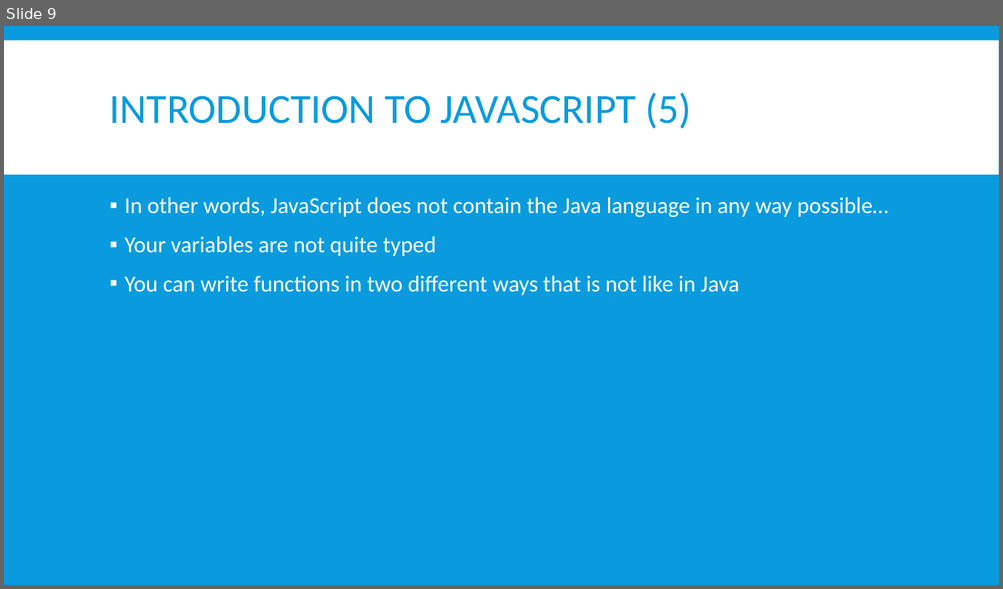
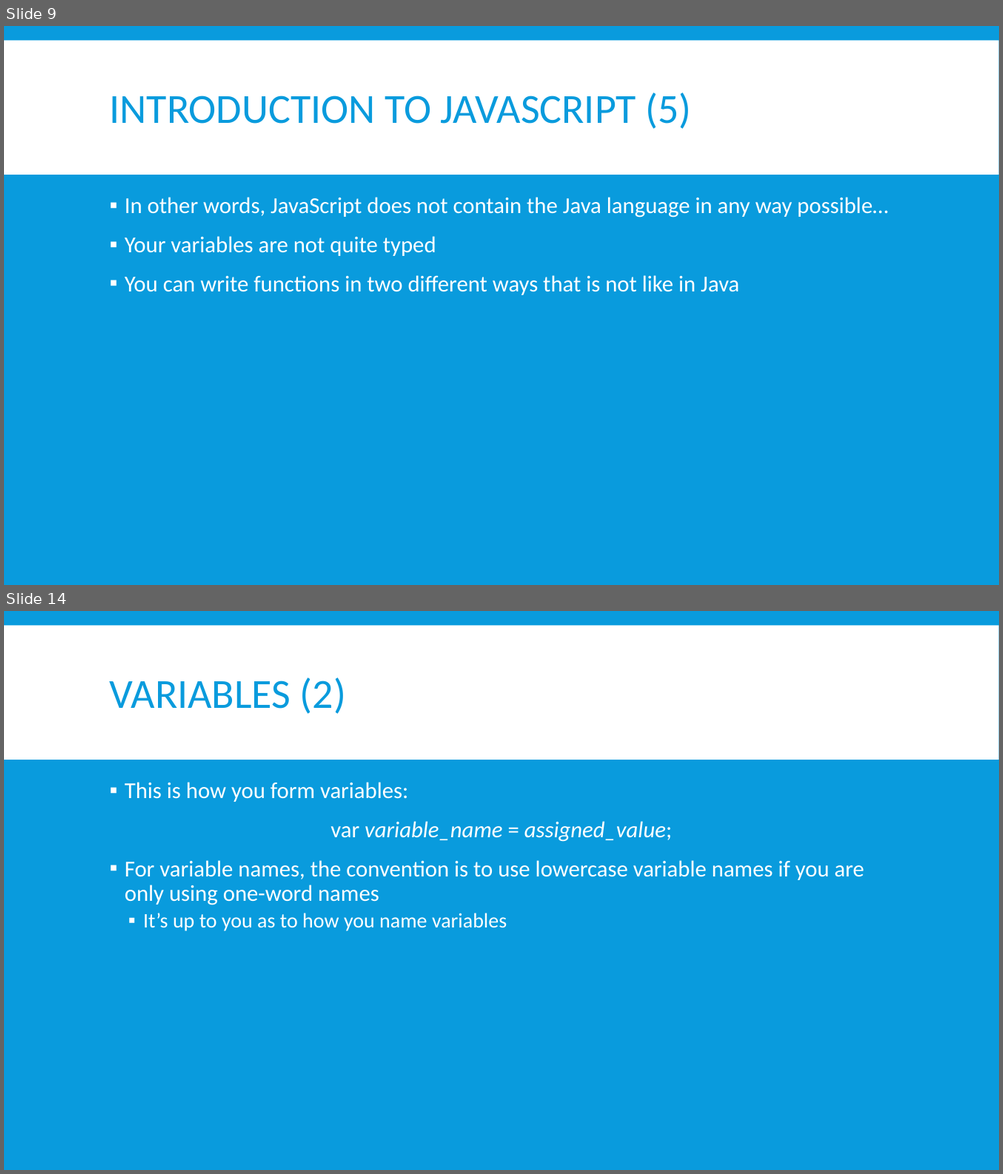
Before and after one commit to EvanTurtileMan/C5-IntroToWebDev, a slide deck: lessons/lesson_note3.pptx. Shown one above the other, each under a label of ours: slide 9 before the commit, slides 9 and 14 after it; the slides between them are not shown. The pictures are 1003x589 and 1003x1174 pixels, drawn with LibreOffice and Linux fonts; fonts in the diff are those of the drawing. Boxes give left, top, right and bottom in pixels: in the first picture for what was removed or moved away, otherwise in the second. Text is boxed around its words. In the diff, an @@ line names an element or a change of style, - is before the commit and + after.

```diff
--- a/lessons/lesson_note3.pptx
+++ b/lessons/lesson_note3.pptx
@@ slide 14 added at (4, 611, 999, 1170), background #099BDD; not listed: 1 template element that a slide beside it also shows @@
@@ title added at (110, 678, 346, 714), 40 pt, text #099BDD @@
+VARIABLES (2)
@@ text added at (125, 782, 864, 931), 22 pt, text #FFFFFF @@
+▪ This is how you form variables:
+var variable_name = assigned_value;
+▪ For variable names, the convention is to use lowercase variable names if you are only using one-word names
+  ▪ It’s up to you as to how you name variables
```
Also in this commit, not shown: 1 slide changed, 4 other slides added, 5 other files.
